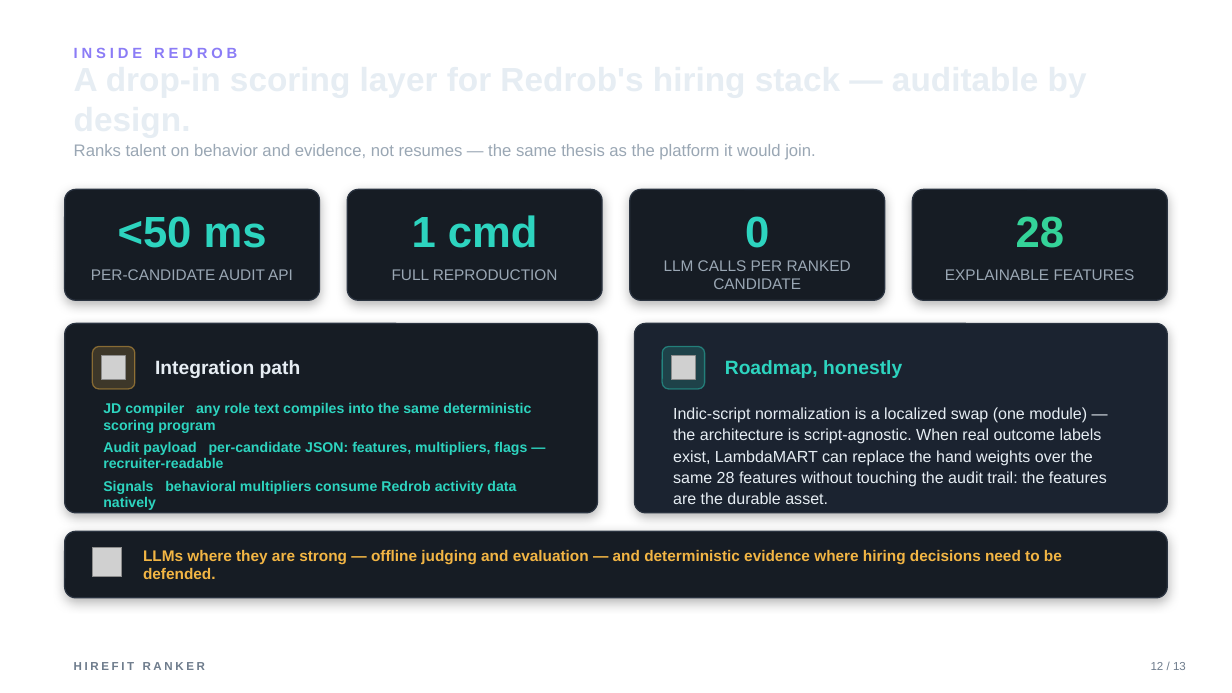
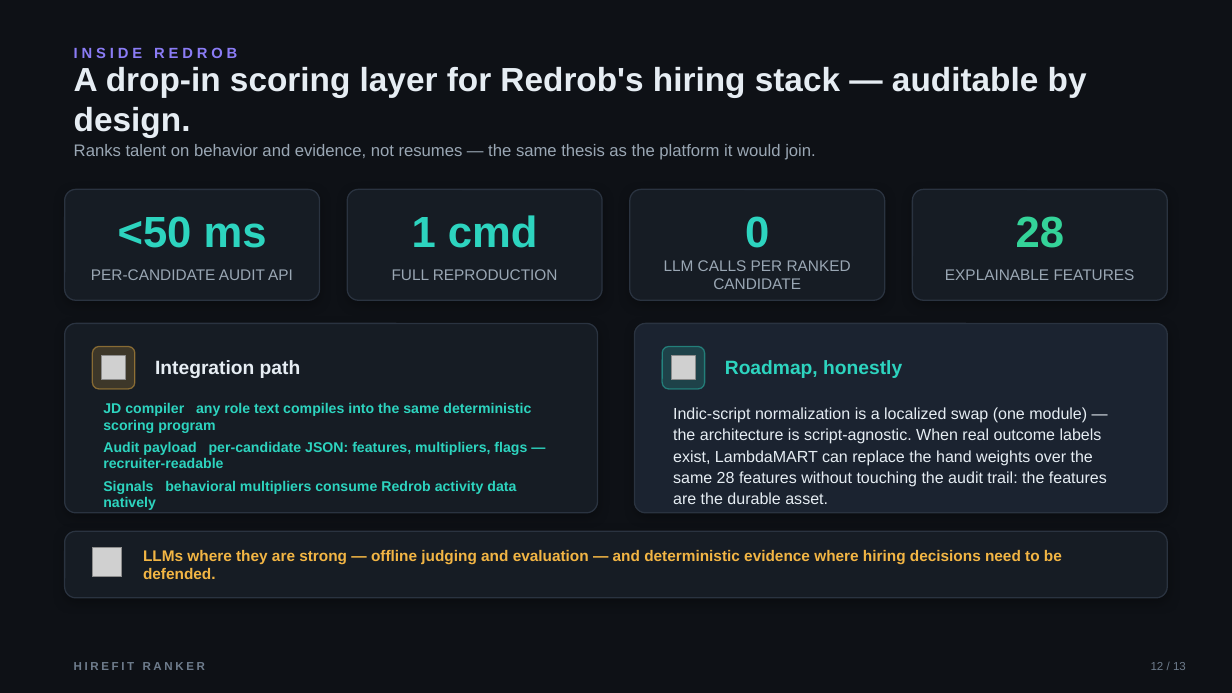
Before and after one commit to bansalbhunesh/redrob-hirefit-ranker, a slide deck: slide 12 of docs/HireFit_Ranker_Redrob_POLISHED.pptx. Drawn at 1232x693 pixels with LibreOffice and Linux fonts; fonts in the diff are those of the drawing; grey boxes stand for pictures. Boxes give left, top, right and bottom in pixels: in the first picture for what was removed or moved away, otherwise in the second. Text is boxed around its words. In the diff, an @@ line names an element or a change of style, - is before the commit and + after.

```diff
--- a/docs/HireFit_Ranker_Redrob_POLISHED.pptx
+++ b/docs/HireFit_Ranker_Redrob_POLISHED.pptx
@@ background #FFFFFF to #0E1116 @@
@@ text added at [74,67,1087,137], 26 pt, text #E6EDF3, bold @@
+A drop-in scoring layer for Redrob's hiring stack — auditable by design.
```
Also in this commit, not shown: 7 other slides changed, 6 other files.
